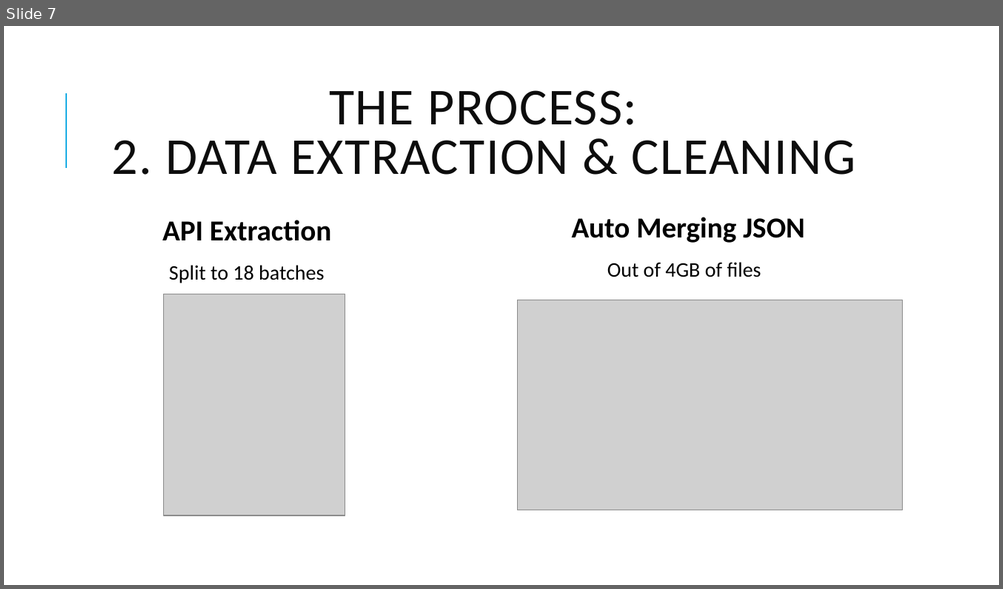
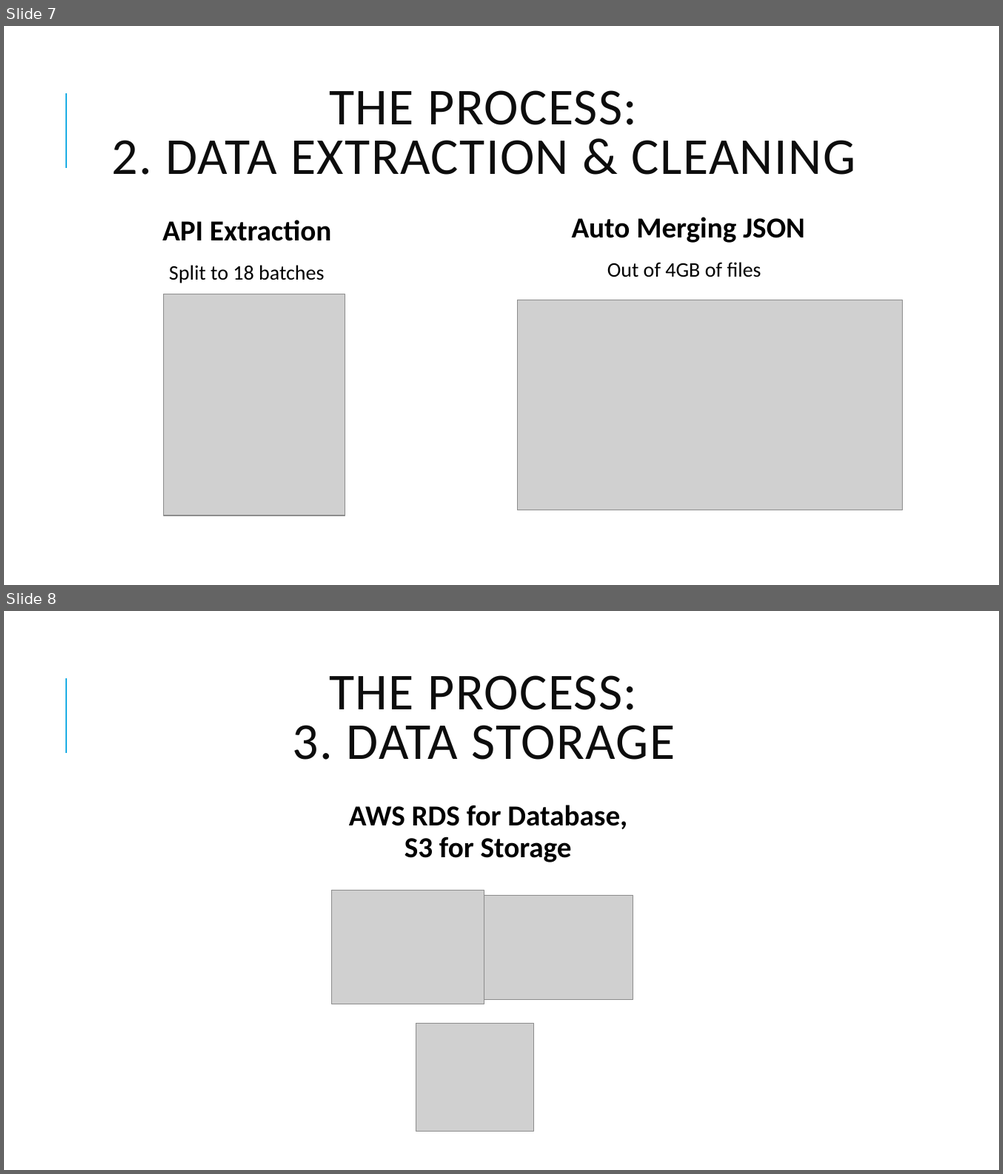
Before and after one commit to sigkarmoil/Clinical_Trial_Machine_Learning, a slide deck: Resources/Clinical Trial.pptx. Shown one above the other, each under a label of ours: slide 7 before the commit, slides 7 and 8 after it. The pictures are 1003x589 and 1003x1174 pixels, drawn with LibreOffice and Linux fonts; fonts in the diff are those of the drawing; grey boxes stand for pictures. Boxes give left, top, right and bottom in pixels: in the first picture for what was removed or moved away, otherwise in the second. Text is boxed around its words. In the diff, an @@ line names an element or a change of style, - is before the commit and + after.

```diff
--- a/Resources/Clinical Trial.pptx
+++ b/Resources/Clinical Trial.pptx
@@ slide 8 added at [4, 611, 999, 1170], background #FFFFFF; not listed: 1 template element that a slide beside it also shows @@
@@ title added at [293, 675, 675, 760], 50 pt, text #0D0D0D @@
+THE PROCESS:
+3. DATA STORAGE
@@ text added at [349, 805, 627, 863], 28 pt, text #000000, bold @@
+  AWS RDS for Database, S3 for Storage
@@ picture added at [332, 891, 484, 1005] @@
@@ picture added at [466, 896, 633, 999] @@
@@ picture added at [416, 1024, 534, 1132] @@
```
Also in this commit, not shown: 3 slides changed, 4 other slides added, 1 slide removed.
